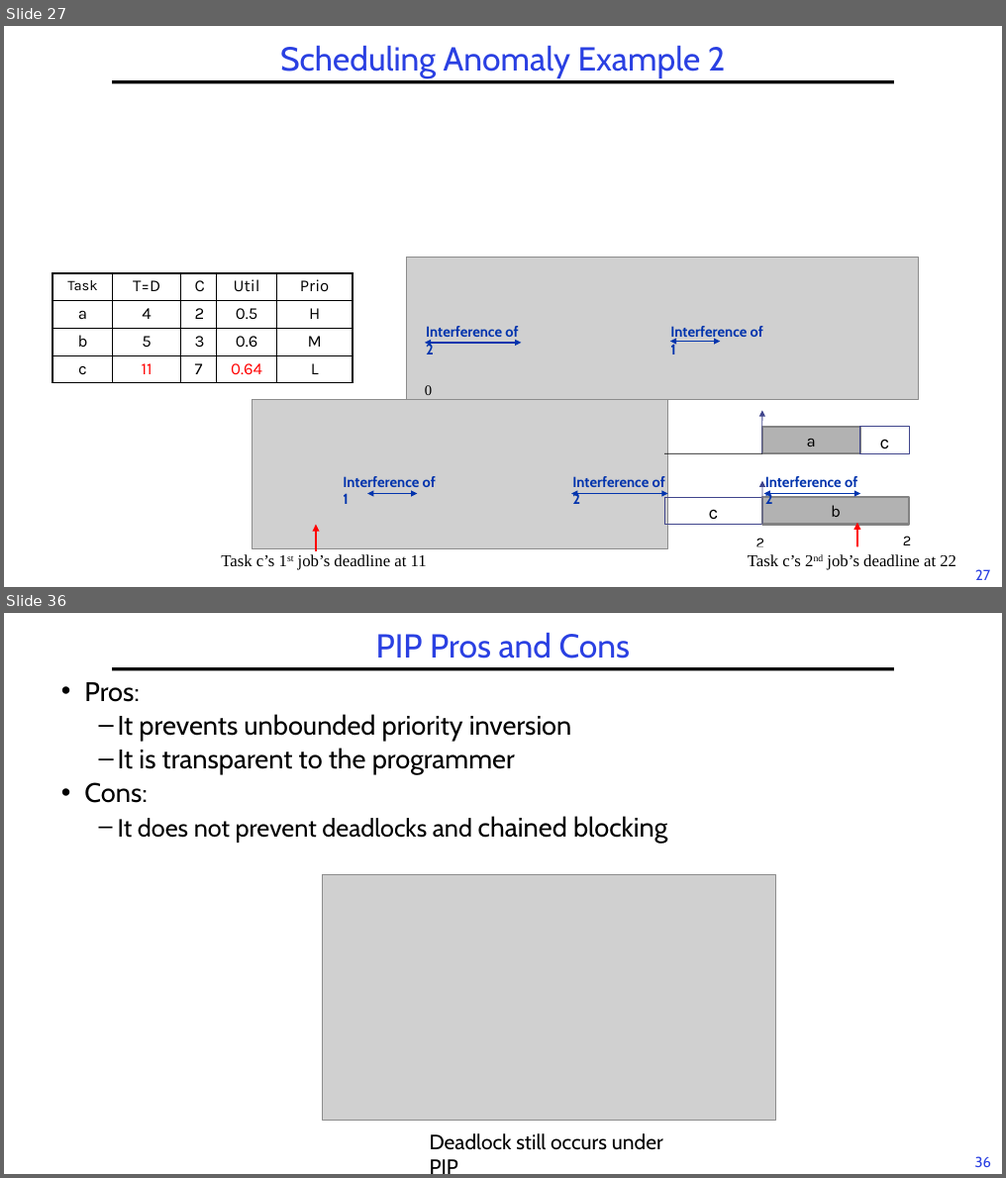
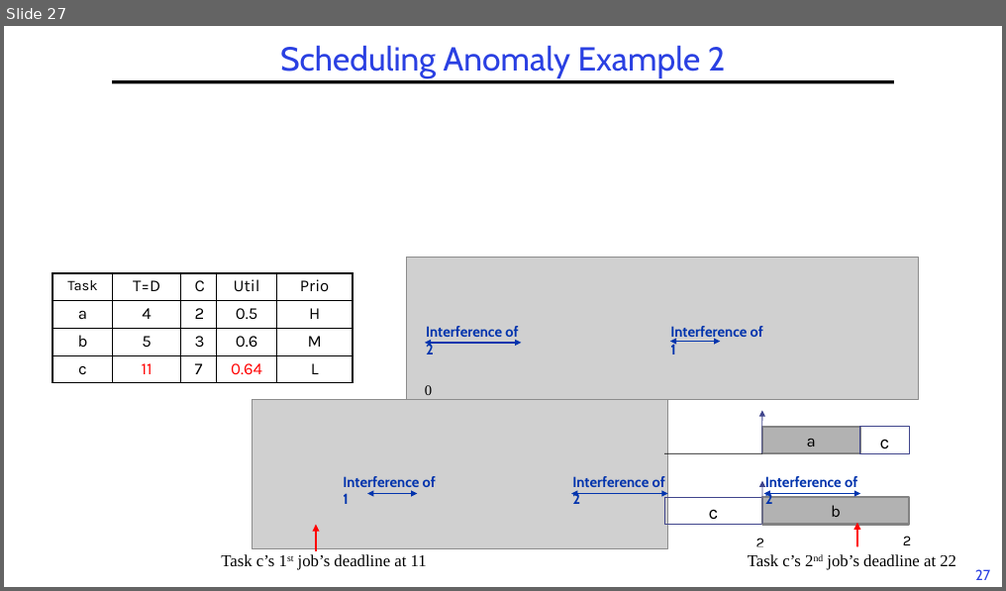
Before and after one commit to guhofstra/CSC112Fa26, a slide deck: PPTs/L6-RTScheduling II.pptx. Shown one above the other, each under a label of ours: slides 27 and 36 before the commit, slide 27 after it; the slides between them are not shown. The pictures are 1006x1178 and 1006x591 pixels, drawn with LibreOffice and Linux fonts; fonts in the diff are those of the drawing; grey boxes stand for pictures. Boxes give left, top, right and bottom in pixels: in the first picture for what was removed or moved away, otherwise in the second. Text is boxed around its words. In the diff, an @@ line names an element or a change of style, - is before the commit and + after.

```diff
--- a/PPTs/L6-RTScheduling II.pptx
+++ b/PPTs/L6-RTScheduling II.pptx
@@ slide 36 removed at bbox=[4, 613, 1002, 1174], background #FFFFFF; not listed: 2 template elements that a slide beside it also shows @@
@@ title removed at bbox=[376, 632, 630, 659] @@
-PIP Pros and Cons
@@ text removed at bbox=[84, 682, 667, 843] @@
-• Pros:
-  – It prevents unbounded priority inversion
-  – It is transparent to the programmer
-• Cons:
-  – It does not prevent deadlocks and chained blocking
@@ picture removed at bbox=[322, 875, 776, 1120] @@
@@ text removed at bbox=[430, 1134, 663, 1151] @@
-Deadlock still occurs under PIP
```
Also in this commit, not shown: 1 slide changed, 28 other slides removed, 14 other files.
